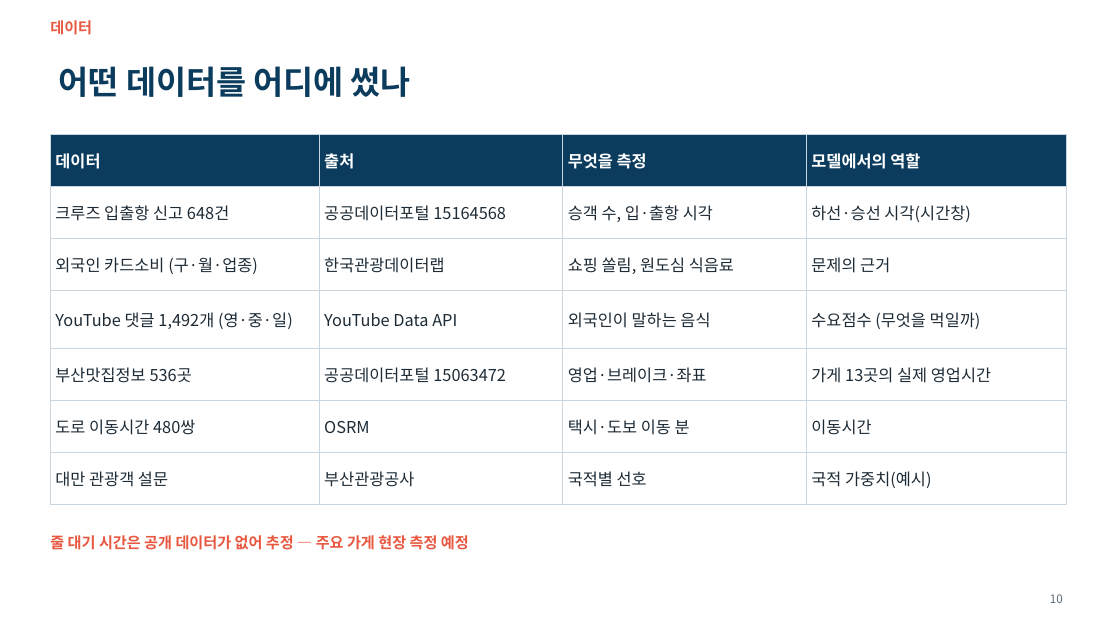
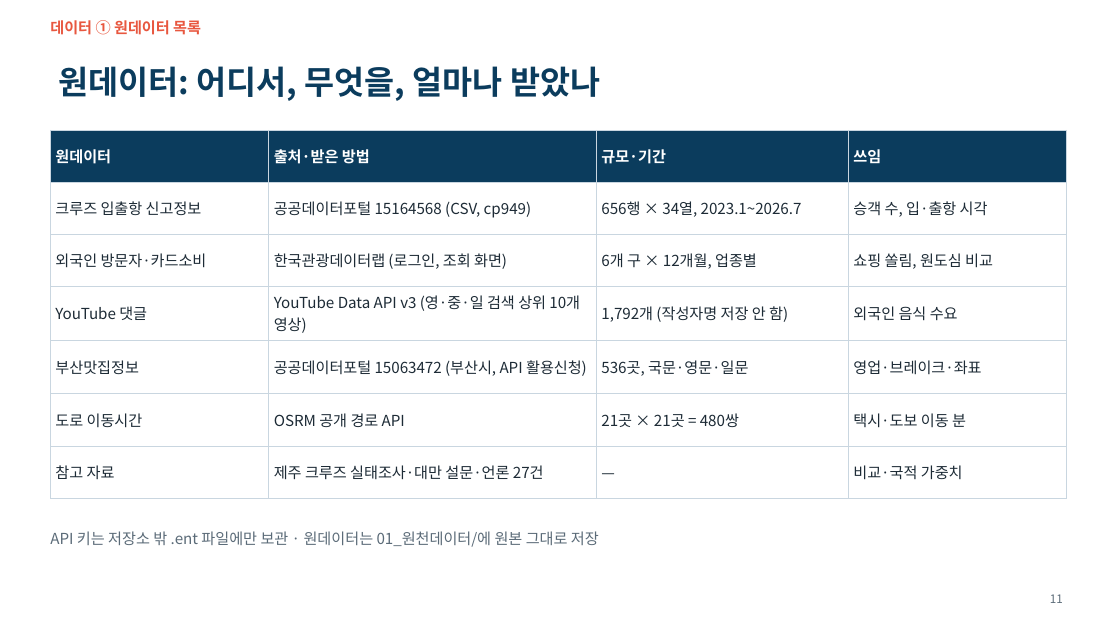
Before and after one commit to ddayoung03/busan-cruise-unpassing, a slide deck: slide 11 of 05_문서/3주차_발표자료.pptx (slide 10 before the commit). Drawn at 1120x630 pixels with LibreOffice and Linux fonts; fonts in the diff are those of the drawing. Boxes give left, top, right and bottom in pixels: in the first picture for what was removed or moved away, otherwise in the second. Text is boxed around its words. In the diff, an @@ line names an element or a change of style, - is before the commit and + after.

```diff
--- a/05_문서/3주차_발표자료.pptx
+++ b/05_문서/3주차_발표자료.pptx
@@ text at [50,20,201,35]: text changed @@
-데이터
+데이터 ① 원데이터 목록
@@ title at [59,66,600,101]: text changed @@
-어떤 데이터를 어디에 썼나
+원데이터: 어디서, 무엇을, 얼마나 받았나
@@ table at [50,130,1067,484] @@
-row 1: 데이터 | 출처 | 무엇을 측정 | 모델에서의 역할
+row 1: 원데이터 | 출처·받은 방법 | 규모·기간 | 쓰임
-row 2: 크루즈 입출항 신고 648건 | 공공데이터포털 15164568 | 승객 수, 입·출항 시각 | 하선·승선 시각(시간창)
+row 2: 크루즈 입출항 신고정보 | 공공데이터포털 15164568 (CSV, cp949) | 656행 × 34열, 2023.1~2026.7 | 승객 수, 입·출항 시각
-row 3: 외국인 카드소비 (구·월·업종) | 한국관광데이터랩 | 쇼핑 쏠림, 원도심 식음료 | 문제의 근거
+row 3: 외국인 방문자·카드소비 | 한국관광데이터랩 (로그인, 조회 화면) | 6개 구 × 12개월, 업종별 | 쇼핑 쏠림, 원도심 비교
-row 4: YouTube 댓글 1,492개 (영·중·일) | YouTube Data API | 외국인이 말하는 음식 | 수요점수 (무엇을 먹일까)
+row 4: YouTube 댓글 | YouTube Data API v3 (영·중·일 검색 상위 10개 영상) | 1,792개 (작성자명 저장 안 함) | 외국인 음식 수요
-row 5: 부산맛집정보 536곳 | 공공데이터포털 15063472 | 영업·브레이크·좌표 | 가게 13곳의 실제 영업시간
+row 5: 부산맛집정보 | 공공데이터포털 15063472 (부산시, API 활용신청) | 536곳, 국문·영문·일문 | 영업·브레이크·좌표
-row 6: 도로 이동시간 480쌍 | OSRM | 택시·도보 이동 분 | 이동시간
+row 6: 도로 이동시간 | OSRM 공개 경로 API | 21곳 × 21곳 = 480쌍 | 택시·도보 이동 분
-row 7: 대만 관광객 설문 | 부산관광공사 | 국적별 선호 | 국적 가중치(예시)
+row 7: 참고 자료 | 제주 크루즈 실태조사·대만 설문·언론 27건 | — | 비교·국적 가중치
@@ table: place and size @@
-table at [50,134,1067,492]
+table at [50,130,1067,484]
@@ text removed at [50,533,469,553] @@
-줄 대기 시간은 공개 데이터가 없어 추정 — 주요 가게 현장 측정 예정
@@ text added at [50,531,599,547], 13 pt, text #5B6B78 @@
+API 키는 저장소 밖 .ent 파일에만 보관 · 원데이터는 01_원천데이터/에 원본 그대로 저장
@@ page number at [1050,594,1063,603]: text changed @@
-10
+11
```
Also in this commit, not shown: 7 other slides changed, 9 slides added, 3 other files.
